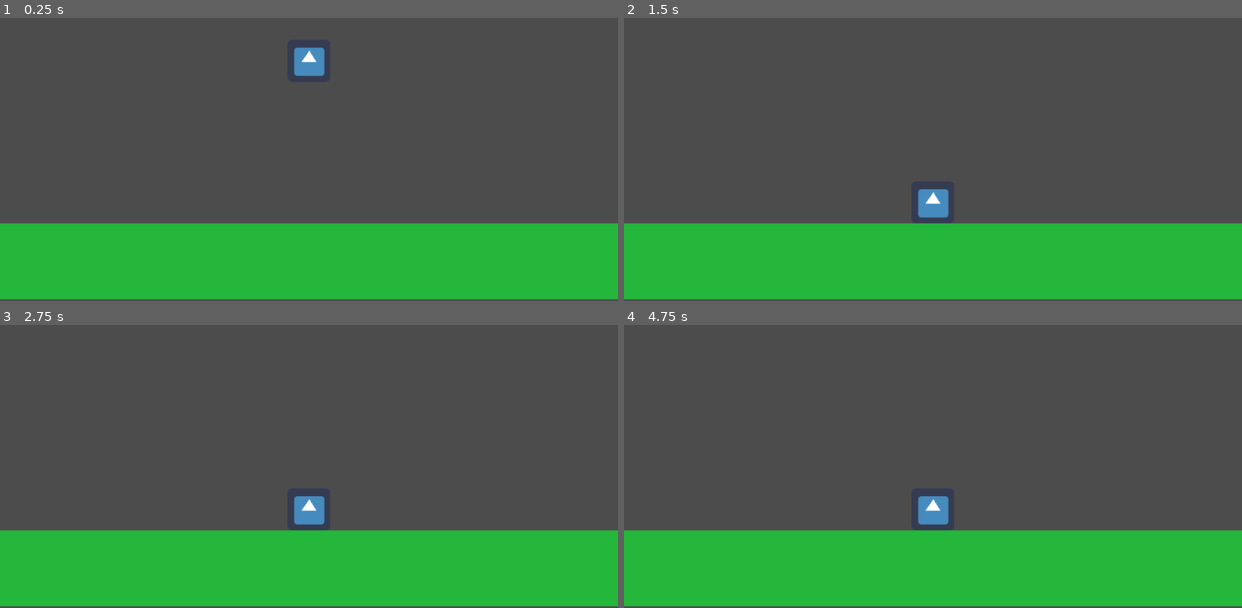
Above: before the commit, frames 1-4 (two rows, left to right).
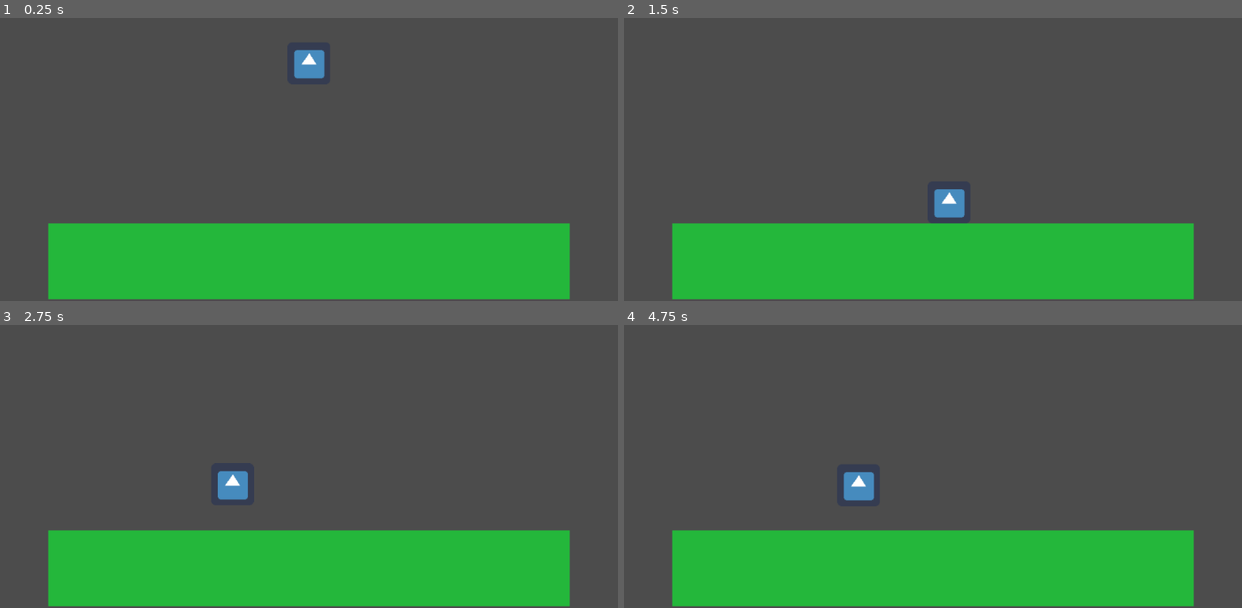
Above: after the commit, the same moments.

Repository: nelsueroo/ManelProjecte1
Game: Godot game, scene res://Escenes/NodeTerra.tscn
The game is run twice, just before and just after one commit, with the same random seed, the same clock (stepped at 60 frames per second) and the same inputs. The engine's default icon, where the game draws it, is replaced by a stand-in: a white triangle on a blue panel in a dark square.
Inputs:
- Up to frame 1 (0.25 s): no input
- Up to frame 2 (1.5 s): hold Up (Adalt) 0.53-1.28 s; tap D (Dreta) at 0.8, 1.35 s; tap Enter at 1.25 s
- Up to frame 3 (2.75 s): tap A (Esquerra) at 1.55 s; tap Space at 2 s; hold A (Esquerra) from 2.03 s (still down); tap Up (Adalt) at 2.3 s
- Up to frame 4 (4.75 s): release A (Esquerra) at 2.78 s; tap Down (Abaix) at 2.85 s; tap D (Dreta) at 3.05, 4.35 s; tap Enter at 3.5 s; hold Up (Adalt) 3.53-4.28 s; tap A (Esquerra) at 3.8 s; tap Up (Adalt) at 4.55 s

The runs differ from the first frame. In frame 1, 4.4% of the frame differs, in the area x 0-100%, y 10-100%; in frame 2, 4.8%; in frame 3, 5.2%; in frame 4, 5.3%, in the area x 0-100%, y 51-100%.

Commit message:
Saltar amb un KinematicBody

Diff:
--- a/Escenes/Cossos.gd
+++ b/Escenes/Cossos.gd
@@ -4,7 +4,16 @@
 var velocitat = Vector2.ZERO
 var direccio = Vector2.DOWN
 var gravetat = Vector2.DOWN * 980
+var velocitat_salt = -300
 
 func _physics_process(delta):
-	move_and_slide(velocitat)
 	velocitat += gravetat * delta
+	velocitat.x = 0
+	if Input.is_action_pressed("Dreta"):
+		velocitat += Vector2.RIGHT * velocitat_base
+	if Input.is_action_pressed("Esquerra"):
+		velocitat += Vector2.LEFT * velocitat_base
+	if Input.is_action_just_pressed("Adalt") and is_on_floor():
+		velocitat.y = velocitat_salt
+
+	velocitat = move_and_slide(velocitat, Vector2.UP)
--- a/Escenes/TERRAStaticBody2D.tscn
+++ b/Escenes/TERRAStaticBody2D.tscn
@@ -1,15 +1,15 @@
 [gd_scene load_steps=2 format=2]
 
 [sub_resource type="RectangleShape2D" id=1]
-extents = Vector2( 512, 63 )
+extents = Vector2( 432.5, 63 )
 
 [node name="Terra" type="StaticBody2D"]
 modulate = Color( 0.145098, 0.721569, 0.235294, 1 )
 
 [node name="ColorRect" type="ColorRect" parent="."]
-margin_left = -513.0
+margin_left = -432.0
 margin_top = -63.0
-margin_right = 513.0
+margin_right = 432.0
 margin_bottom = 63.0
 
 [node name="CollisionShape2D" type="CollisionShape2D" parent="."]
Binary file added: Imatges/Blue/alienBlue_climb1.png
Binary file added: Imatges/Blue/alienBlue_climb2.png
Binary file added: Imatges/Blue/alienBlue_duck.png
Binary file added: Imatges/Blue/alienBlue_front.png
Binary file added: Imatges/Blue/alienBlue_hit.png
Binary file added: Imatges/Blue/alienBlue_jump.png
Binary file added: Imatges/Blue/alienBlue_stand.png
Binary file added: Imatges/Blue/alienBlue_swim1.png
Binary file added: Imatges/Blue/alienBlue_swim2.png
Binary file added: Imatges/Blue/alienBlue_walk1.png
Binary file added: Imatges/Blue/alienBlue_walk2.png
